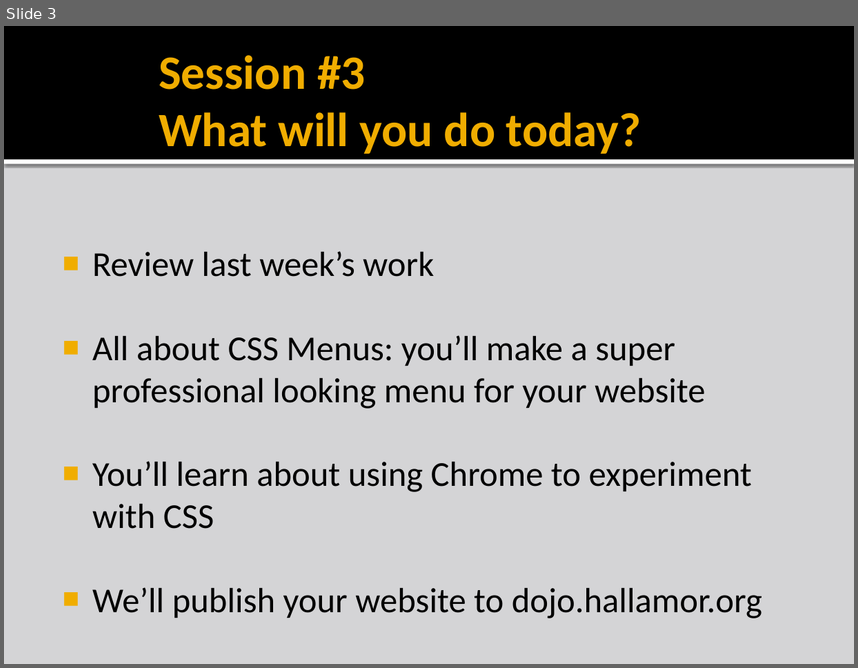
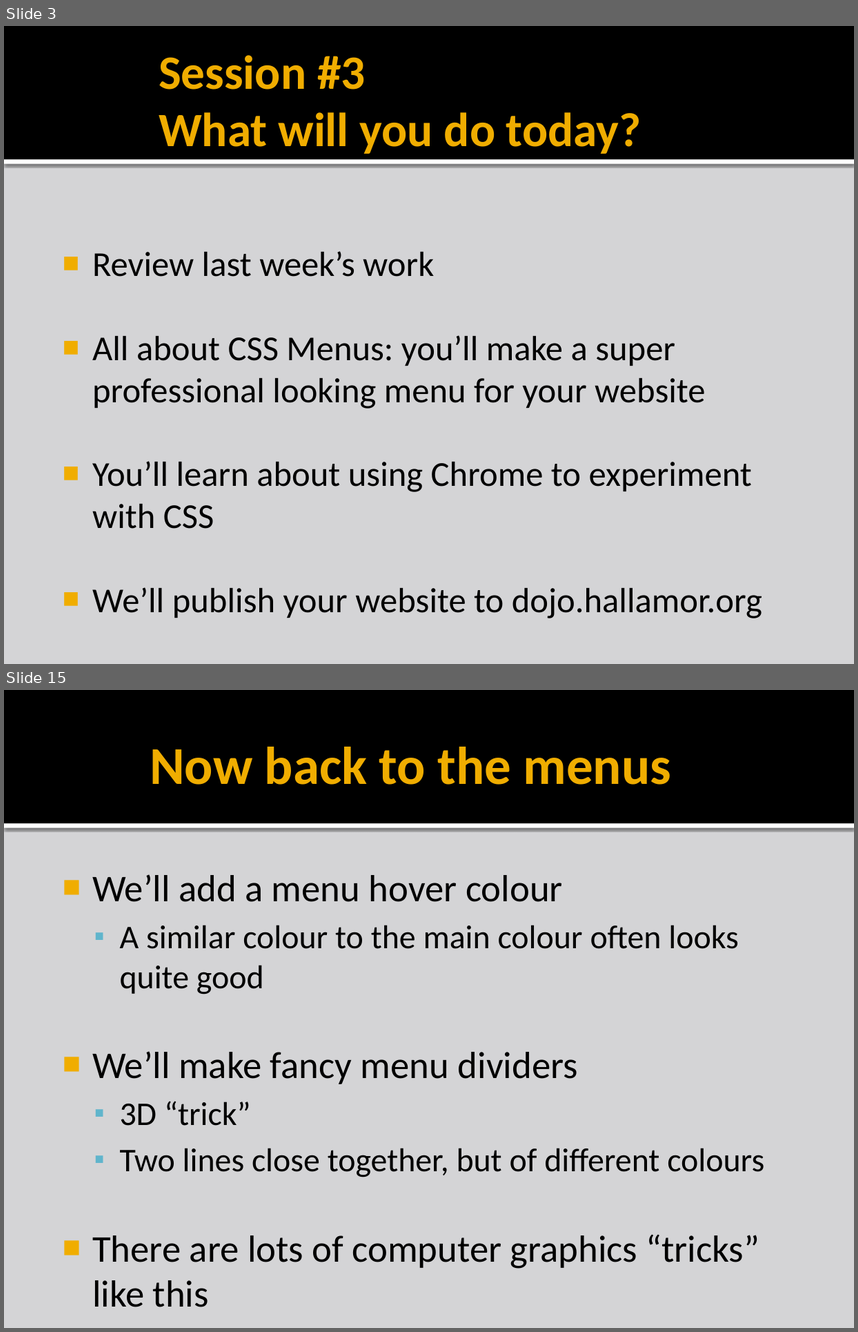
Before and after one commit to liamf/coderdojo-bray, a slide deck: html/presentations/CoderDojoBrayHTML_session3.pptx. Shown one above the other, each under a label of ours: slide 3 before the commit, slides 3 and 15 after it; the slides between them are not shown. The pictures are 858x668 and 858x1332 pixels, drawn with LibreOffice and Linux fonts; fonts in the diff are those of the drawing; background and template pictures are left out. Boxes give left, top, right and bottom in pixels: in the first picture for what was removed or moved away, otherwise in the second. Text is boxed around its words. In the diff, an @@ line names an element or a change of style, - is before the commit and + after.

```diff
--- a/html/presentations/CoderDojoBrayHTML_session3.pptx
+++ b/html/presentations/CoderDojoBrayHTML_session3.pptx
@@ slide 15 added at (4,690,854,1328), background #D4D4D6; not listed: 2 template elements that a slide beside it also shows @@
@@ title added at (150,747,671,785), 45 pt, text #F0AD00, bold @@
+Now back to the menus
@@ text added at (92,874,764,1268), 28 pt, text #000000 @@
+■ We’ll add a menu hover colour
+  ▪ A similar colour to the main colour often looks quite good
+■ We’ll make fancy menu dividers
+  ▪ 3D “trick”
+  ▪ Two lines close together, but of different colours
+■ There are lots of computer graphics “tricks” like this
```
Also in this commit, not shown: 2 slides changed, 15 other slides added, 5 other files.
